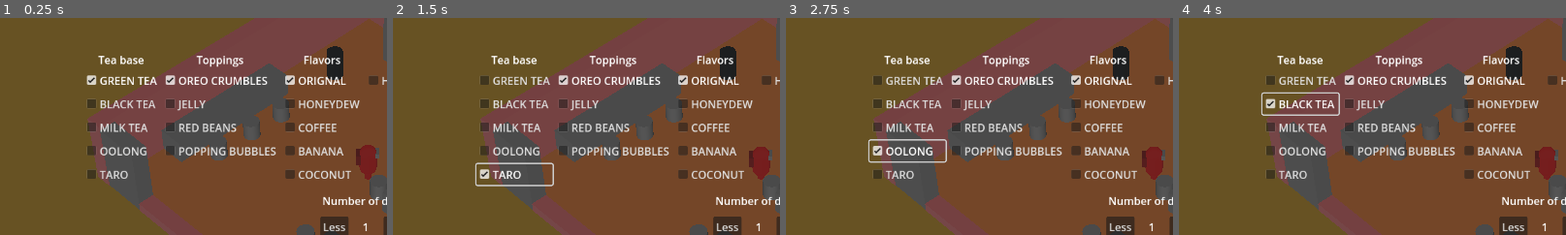
Above: before the commit, frames 1-4 (left to right).
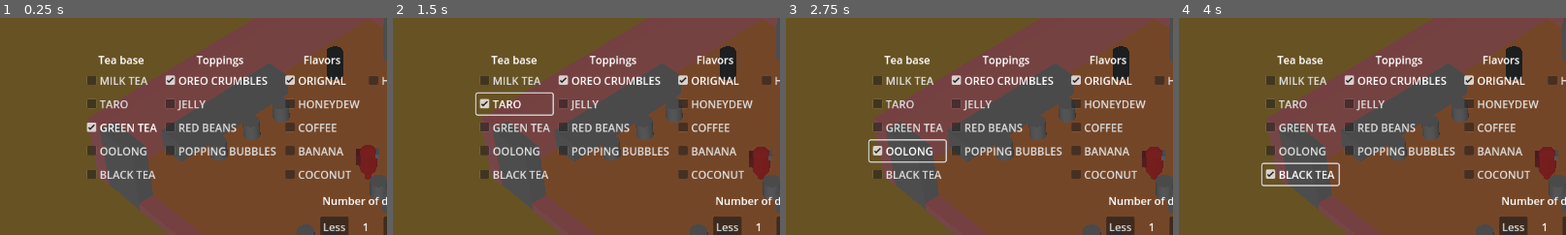
Above: after the commit, the same moments.

Repository: Kamjam/Bobaeria-Cafe
Game: Godot game, scene res://Scenes/Main.tscn
Two runs of this game, one before a commit and one after it. Both use one fixed random seed, a clock stepped at 60 frames per second and the inputs below. The engine's default icon, where the game draws it, is replaced by a stand-in: a white triangle on a blue panel in a dark square.
Inputs:
- Up to frame 1 (0.25 s): no input
- Up to frame 2 (1.5 s): click "MILK TEA" at 0.5 s; click "TARO" at 1.25 s
- Up to frame 3 (2.75 s): click "OOLONG" at 2 s
- Up to frame 4 (4 s): click "GREEN TEA" at 2.75 s; click "BLACK TEA" at 3.5 s
The pictures show only the part of the screen within x 3-52%, y 14-64%; the shares and areas given below are measured in that part.

The runs differ from the first frame. In frame 1, 1.6% of the frame differs, in the area x 22-41%, y 26-75%; in frame 2, 2.5%; in frame 3, 1.4%; in frame 4, 2.6%, in the area x 21-42%, y 26-78%.

Commit message:
reordered the items in the menu ui

Diff:
--- a/bobaeria-cafe/Scenes/DrinkConstructorMenu.tscn
+++ b/bobaeria-cafe/Scenes/DrinkConstructorMenu.tscn
@@ -60,6 +60,20 @@
 horizontal_alignment = 1
 vertical_alignment = 1
 
+[node name="MILK TEA" type="CheckBox" parent="VBoxContainer/HBoxContainer2/TeaBaseRadioButtonControler" node_paths=PackedStringArray("_drink_constructor")]
+layout_mode = 2
+text = "MILK TEA"
+script = ExtResource("3_8noy5")
+_drink_constructor = NodePath("../../../..")
+
+[node name="TARO" type="CheckBox" parent="VBoxContainer/HBoxContainer2/TeaBaseRadioButtonControler" node_paths=PackedStringArray("_drink_constructor")]
+layout_mode = 2
+text = "TARO
+"
+script = ExtResource("3_8noy5")
+_drink_constructor = NodePath("../../../..")
+_tea_base_type = 1
+
 [node name="GREEN TEA" type="CheckBox" parent="VBoxContainer/HBoxContainer2/TeaBaseRadioButtonControler" node_paths=PackedStringArray("_drink_constructor")]
 layout_mode = 2
 button_pressed = true
@@ -68,33 +82,19 @@
 _drink_constructor = NodePath("../../../..")
 _tea_base_type = 2
 
+[node name="OOLONG" type="CheckBox" parent="VBoxContainer/HBoxContainer2/TeaBaseRadioButtonControler" node_paths=PackedStringArray("_drink_constructor")]
+layout_mode = 2
+text = "OOLONG"
+script = ExtResource("3_8noy5")
+_drink_constructor = NodePath("../../../..")
+_tea_base_type = 3
+
 [node name="BLACK TEA" type="CheckBox" parent="VBoxContainer/HBoxContainer2/TeaBaseRadioButtonControler" node_paths=PackedStringArray("_drink_constructor")]
 layout_mode = 2
 text = "BLACK TEA"
 script = ExtResource("3_8noy5")
 _drink_constructor = NodePath("../../../..")
 _tea_base_type = 4
-
-[node name="MILK TEA" type="CheckBox" parent="VBoxContainer/HBoxContainer2/TeaBaseRadioButtonControler" node_paths=PackedStringArray("_drink_constructor")]
-layout_mode = 2
-text = "MILK TEA"
-script = ExtResource("3_8noy5")
-_drink_constructor = NodePath("../../../..")
-
-[node name="OOLONG" type="CheckBox" parent="VBoxContainer/HBoxContainer2/TeaBaseRadioButtonControler" node_paths=PackedStringArray("_drink_constructor")]
-layout_mode = 2
-text = "OOLONG"
-script = ExtResource("3_8noy5")
-_drink_constructor = NodePath("../../../..")
-_tea_base_type = 3
-
-[node name="TARO" type="CheckBox" parent="VBoxContainer/HBoxContainer2/TeaBaseRadioButtonControler" node_paths=PackedStringArray("_drink_constructor")]
-layout_mode = 2
-text = "TARO
-"
-script = ExtResource("3_8noy5")
-_drink_constructor = NodePath("../../../..")
-_tea_base_type = 1
 
 [node name="ToppingsRadioButtonControler2" type="VBoxContainer" parent="VBoxContainer/HBoxContainer2"]
 layout_mode = 2
@@ -309,16 +309,16 @@
 script = ExtResource("12_nhfb0")
 _contorl_node = NodePath("../..")
 
+[connection signal="toggled" from="VBoxContainer/HBoxContainer2/TeaBaseRadioButtonControler/MILK TEA" to="VBoxContainer/HBoxContainer2/TeaBaseRadioButtonControler/MILK TEA" method="_on_button_toggled"]
+[connection signal="toggled" from="VBoxContainer/HBoxContainer2/TeaBaseRadioButtonControler/MILK TEA" to="VBoxContainer/HBoxContainer2/TeaBaseRadioButtonControler" method="on_radio_button_toggeled" binds= [&"MILK TEA"]]
+[connection signal="toggled" from="VBoxContainer/HBoxContainer2/TeaBaseRadioButtonControler/TARO" to="VBoxContainer/HBoxContainer2/TeaBaseRadioButtonControler/TARO" method="_on_button_toggled"]
+[connection signal="toggled" from="VBoxContainer/HBoxContainer2/TeaBaseRadioButtonControler/TARO" to="VBoxContainer/HBoxContainer2/TeaBaseRadioButtonControler" method="on_radio_button_toggeled" binds= [&"TARO"]]
 [connection signal="toggled" from="VBoxContainer/HBoxContainer2/TeaBaseRadioButtonControler/GREEN TEA" to="VBoxContainer/HBoxContainer2/TeaBaseRadioButtonControler/GREEN TEA" method="_on_button_toggled"]
 [connection signal="toggled" from="VBoxContainer/HBoxContainer2/TeaBaseRadioButtonControler/GREEN TEA" to="VBoxContainer/HBoxContainer2/TeaBaseRadioButtonControler" method="on_radio_button_toggeled" binds= [&"GREEN TEA"]]
+[connection signal="toggled" from="VBoxContainer/HBoxContainer2/TeaBaseRadioButtonControler/OOLONG" to="VBoxContainer/HBoxContainer2/TeaBaseRadioButtonControler/OOLONG" method="_on_button_toggled"]
+[connection signal="toggled" from="VBoxContainer/HBoxContainer2/TeaBaseRadioButtonControler/OOLONG" to="VBoxContainer/HBoxContainer2/TeaBaseRadioButtonControler" method="on_radio_button_toggeled" binds= [&"OOLONG"]]
 [connection signal="toggled" from="VBoxContainer/HBoxContainer2/TeaBaseRadioButtonControler/BLACK TEA" to="VBoxContainer/HBoxContainer2/TeaBaseRadioButtonControler/BLACK TEA" method="_on_button_toggled"]
 [connection signal="toggled" from="VBoxContainer/HBoxContainer2/TeaBaseRadioButtonControler/BLACK TEA" to="VBoxContainer/HBoxContainer2/TeaBaseRadioButtonControler" method="on_radio_button_toggeled" binds= [&"BLACK TEA"]]
-[connection signal="toggled" from="VBoxContainer/HBoxContainer2/TeaBaseRadioButtonControler/MILK TEA" to="VBoxContainer/HBoxContainer2/TeaBaseRadioButtonControler/MILK TEA" method="_on_button_toggled"]
-[connection signal="toggled" from="VBoxContainer/HBoxContainer2/TeaBaseRadioButtonControler/MILK TEA" to="VBoxContainer/HBoxContainer2/TeaBaseRadioButtonControler" method="on_radio_button_toggeled" binds= [&"MILK TEA"]]
-[connection signal="toggled" from="VBoxContainer/HBoxContainer2/TeaBaseRadioButtonControler/OOLONG" to="VBoxContainer/HBoxContainer2/TeaBaseRadioButtonControler/OOLONG" method="_on_button_toggled"]
-[connection signal="toggled" from="VBoxContainer/HBoxContainer2/TeaBaseRadioButtonControler/OOLONG" to="VBoxContainer/HBoxContainer2/TeaBaseRadioButtonControler" method="on_radio_button_toggeled" binds= [&"OOLONG"]]
-[connection signal="toggled" from="VBoxContainer/HBoxContainer2/TeaBaseRadioButtonControler/TARO" to="VBoxContainer/HBoxContainer2/TeaBaseRadioButtonControler/TARO" method="_on_button_toggled"]
-[connection signal="toggled" from="VBoxContainer/HBoxContainer2/TeaBaseRadioButtonControler/TARO" to="VBoxContainer/HBoxContainer2/TeaBaseRadioButtonControler" method="on_radio_button_toggeled" binds= [&"TARO"]]
 [connection signal="toggled" from="VBoxContainer/HBoxContainer2/ToppingsRadioButtonControler2/COOKIE CRUMBLE" to="VBoxContainer/HBoxContainer2/ToppingsRadioButtonControler2/COOKIE CRUMBLE" method="_on_button_toggled"]
 [connection signal="toggled" from="VBoxContainer/HBoxContainer2/ToppingsRadioButtonControler2/COOKIE CRUMBLE" to="VBoxContainer/HBoxContainer2/ToppingsRadioButtonControler2" method="on_radio_button_toggeled" binds= [&"COOKIE CRUMBLE"]]
 [connection signal="toggled" from="VBoxContainer/HBoxContainer2/ToppingsRadioButtonControler2/JELLY" to="VBoxContainer/HBoxContainer2/ToppingsRadioButtonControler2/JELLY" method="_on_button_toggled"]
